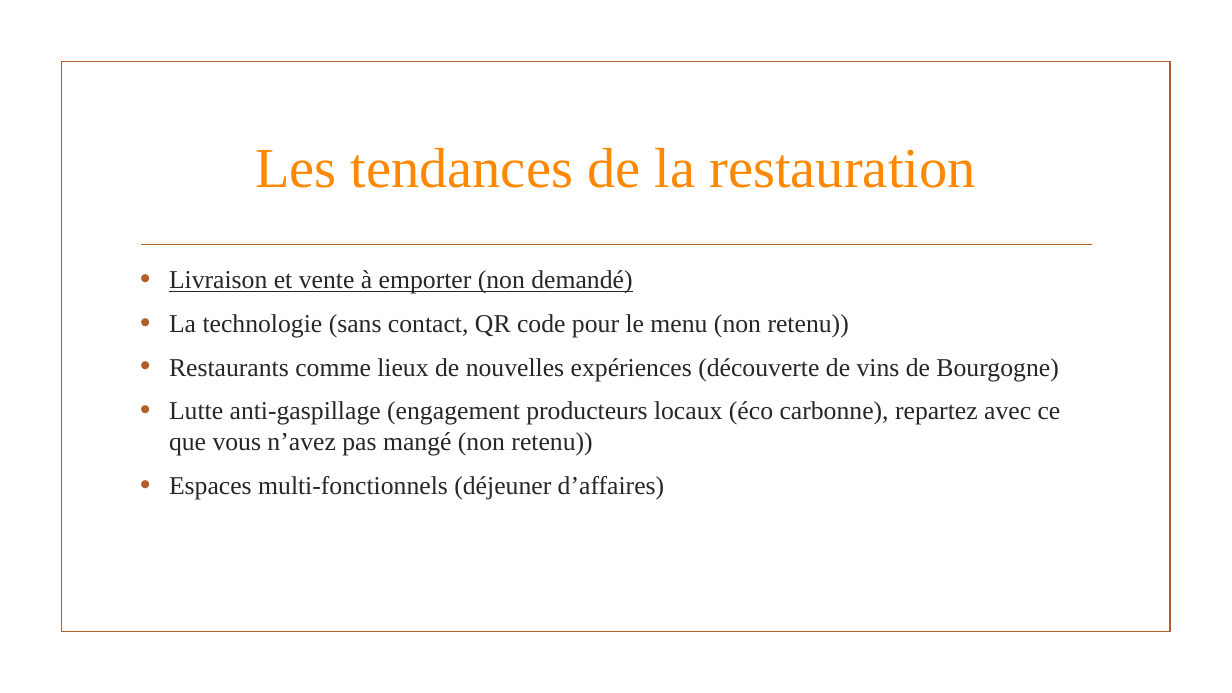
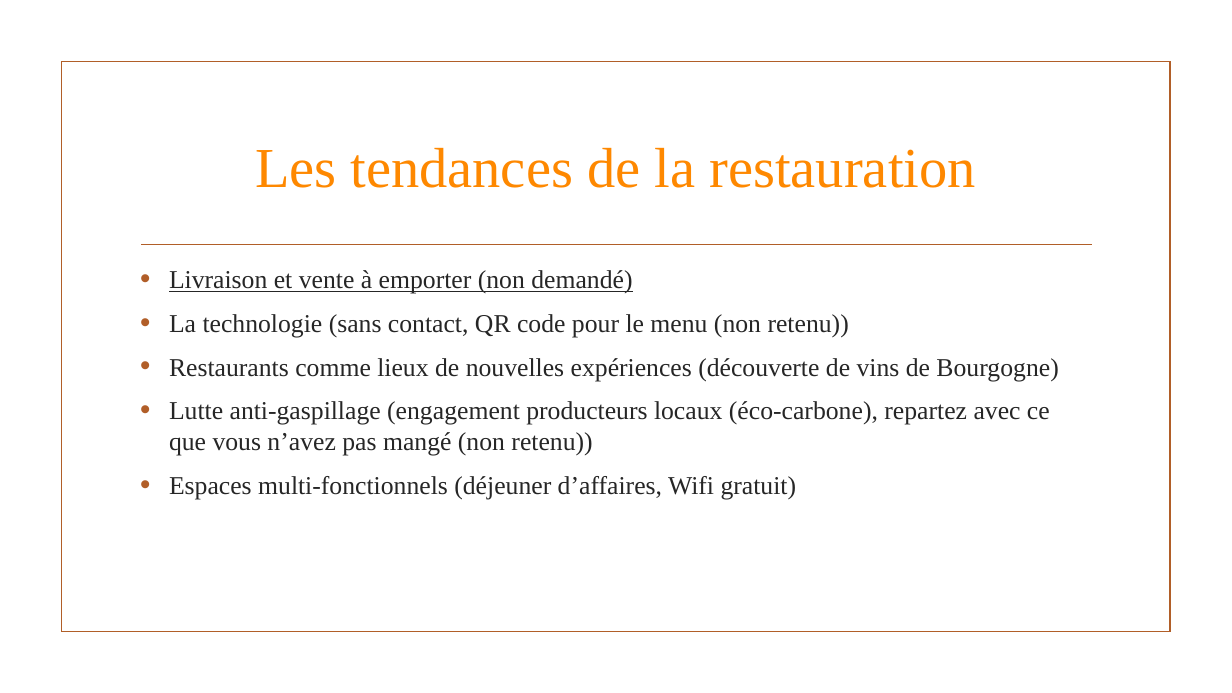
Before and after one commit to DebrayM/Oncle-Sammy, a slide deck: slide 3 of Grillades Oncle SAMMY site vitrine.pptx. Drawn at 1232x693 pixels with LibreOffice and Linux fonts; fonts in the diff are those of the drawing; background and template pictures are left out. Boxes give left, top, right and bottom in pixels: in the first picture for what was removed or moved away, otherwise in the second. Text is boxed around its words. In the diff, an @@ line names an element or a change of style, - is before the commit and + after.

```diff
--- a/Grillades Oncle SAMMY site vitrine.pptx
+++ b/Grillades Oncle SAMMY site vitrine.pptx
@@ text at bbox=[169, 401, 1050, 499]: text changed @@
-• Lutte anti-gaspillage (engagement producteurs locaux (éco carbonne), repartez avec ce que vous n’avez pas mangé (non retenu))
-• Espaces multi-fonctionnels (déjeuner d’affaires)
+• Lutte anti-gaspillage (engagement producteurs locaux (éco-carbone), repartez avec ce que vous n’avez pas mangé (non retenu))
+• Espaces multi-fonctionnels (déjeuner d’affaires, Wifi gratuit)
```
Also in this commit, not shown: 5 other slides changed, 3 slides added, 1 slide removed, 2 other files.
